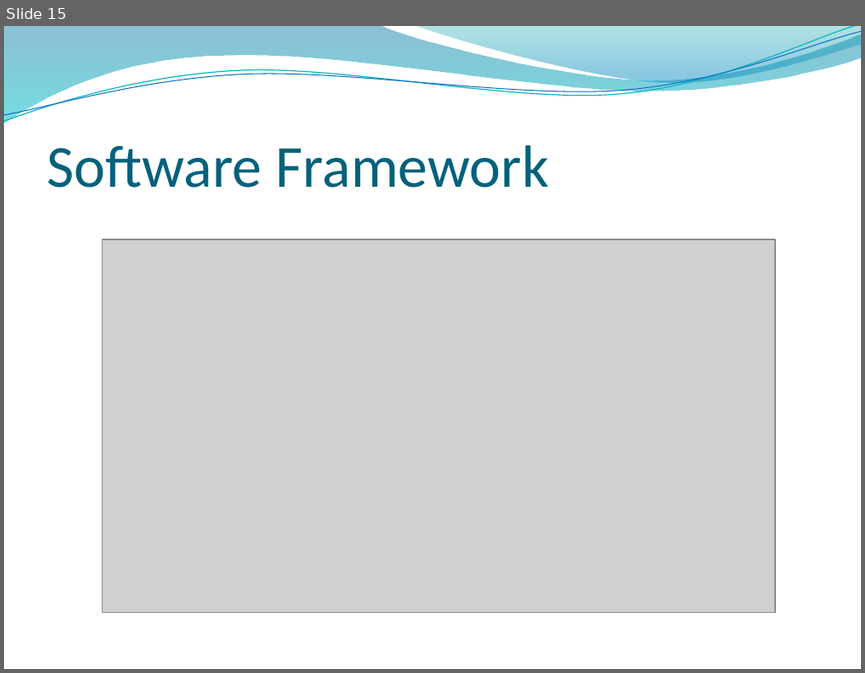
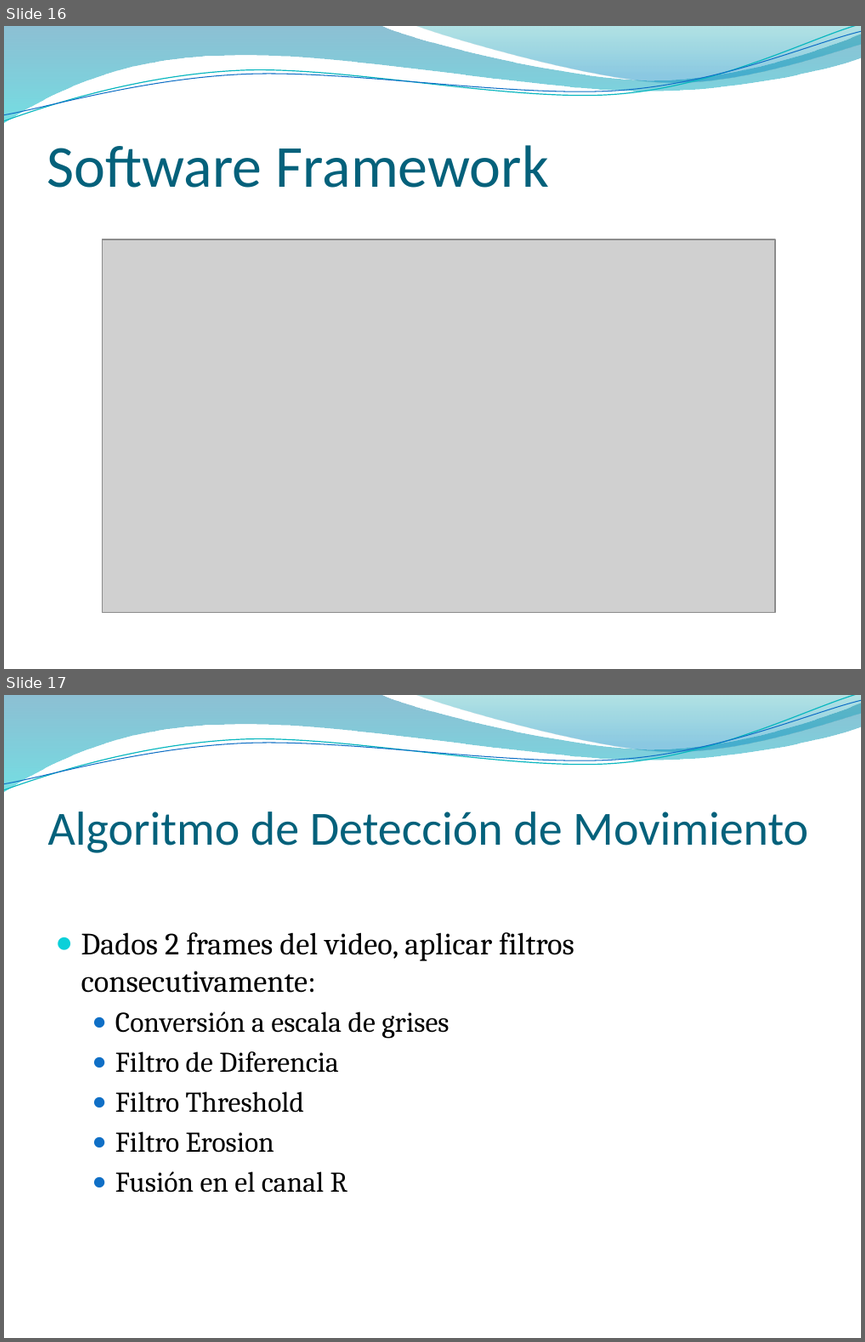
Before and after one commit to vinaygaba/pycuda-filters, a slide deck: out/presentacion/presentacionTAD.pptx. Shown one above the other, each under a label of ours: slide 15 before the commit, slides 16 and 17 after it. The pictures are 865x673 and 865x1342 pixels, drawn with LibreOffice and Linux fonts; fonts in the diff are those of the drawing; grey boxes stand for pictures; background and template pictures are left out. Boxes give left, top, right and bottom in pixels: in the first picture for what was removed or moved away, otherwise in the second. Text is boxed around its words. In the diff, an @@ line names an element or a change of style, - is before the commit and + after.

```diff
--- a/out/presentacion/presentacionTAD.pptx
+++ b/out/presentacion/presentacionTAD.pptx
@@ slide 17 added at box(4, 695, 861, 1338), background picture (left out); not listed: 4 template elements that a slide beside it also shows @@
@@ title added at box(48, 811, 808, 853), 40 pt, text #04617B @@
+Algoritmo de Detección de Movimiento
@@ text added at box(81, 932, 574, 1192), 24 pt, text #000000 @@
+● Dados 2 frames del video, aplicar filtros consecutivamente:
+  ● Conversión a escala de grises
+  ● Filtro de Diferencia
+  ● Filtro Threshold
+  ● Filtro Erosion
+  ● Fusión en el canal R
@@ what was slide 15 is now slide 16 @@
```
Also in this commit, not shown: 3 slides changed, 6 other slides added.
